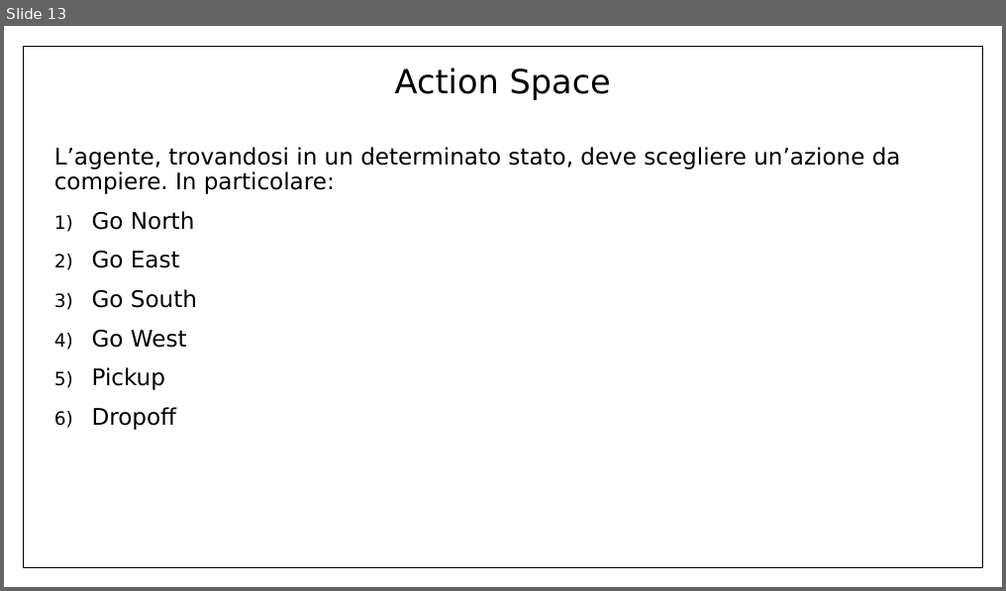
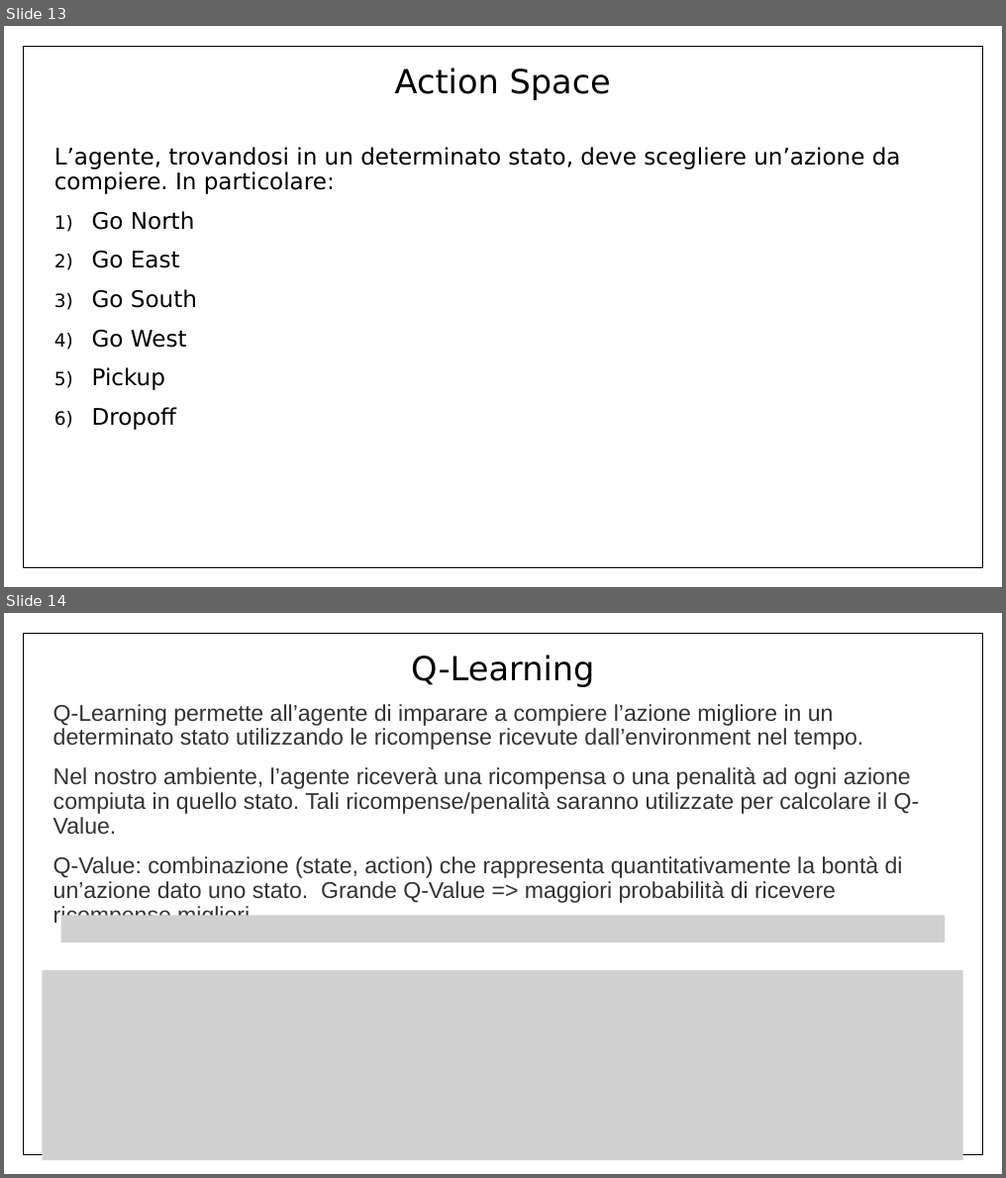
Before and after one commit to Ale1991/IntelligentSystemsLab, a slide deck: Presentazione_RLBrain.pptx. Shown one above the other, each under a label of ours: slide 13 before the commit, slides 13 and 14 after it. The pictures are 1006x591 and 1006x1178 pixels, drawn with LibreOffice and Linux fonts; fonts in the diff are those of the drawing; grey boxes stand for pictures. Boxes give left, top, right and bottom in pixels: in the first picture for what was removed or moved away, otherwise in the second. Text is boxed around its words. In the diff, an @@ line names an element or a change of style, - is before the commit and + after.

```diff
--- a/Presentazione_RLBrain.pptx
+++ b/Presentazione_RLBrain.pptx
@@ slide 14 added at bbox=[4, 613, 1002, 1174], background #FFFFFF @@
@@ rectangle added at bbox=[4, 613, 1002, 1174], fill #FFFFFF @@
@@ rectangle added at bbox=[23, 633, 982, 1155], outline #000000 1 pt @@
@@ title added at bbox=[411, 655, 594, 687], 32 pt, text #000000 @@
+Q-Learning
@@ text added at bbox=[54, 704, 920, 903], 22 pt, text #333333 @@
+Q-Learning permette all’agente di imparare a compiere l’azione migliore in un determinato stato utilizzando le ricompense ricevute dall’environment nel tempo.
+Nel nostro ambiente, l’agente riceverà una ricompensa o una penalità ad ogni azione compiuta in quello stato. Tali ricompense/penalità saranno utilizzate per calcolare il Q-Value.
+Q-Value: combinazione (state, action) che rappresenta quantitativamente la bontà di un’azione dato uno stato. Grande Q-Value => maggiori probabilità di ricevere ricompense migliori
@@ picture added at bbox=[60, 916, 945, 943] @@
@@ picture added at bbox=[43, 970, 963, 1161] @@
```
Also in this commit, not shown: 6 slides changed, 5 other slides added, 2 slides removed.
